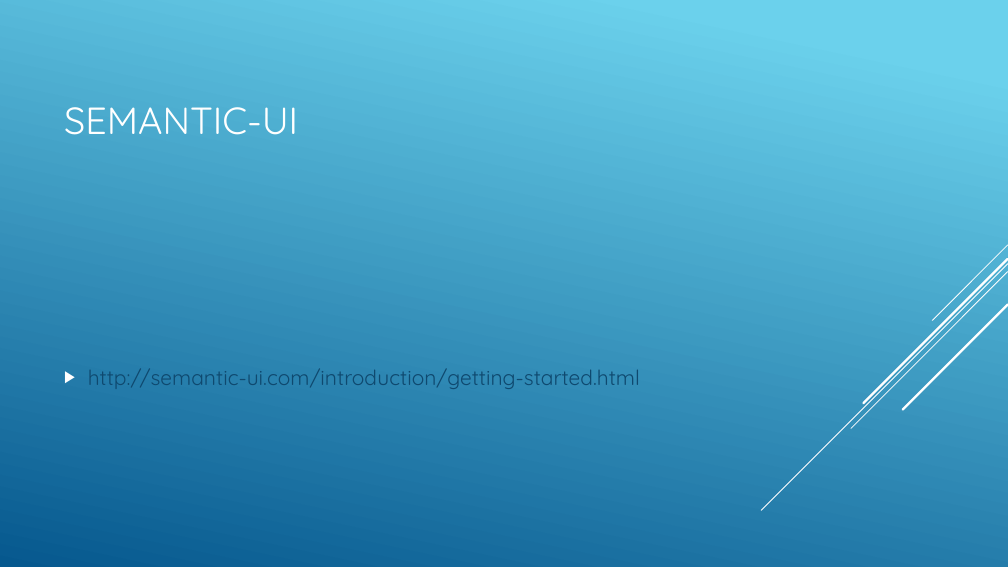
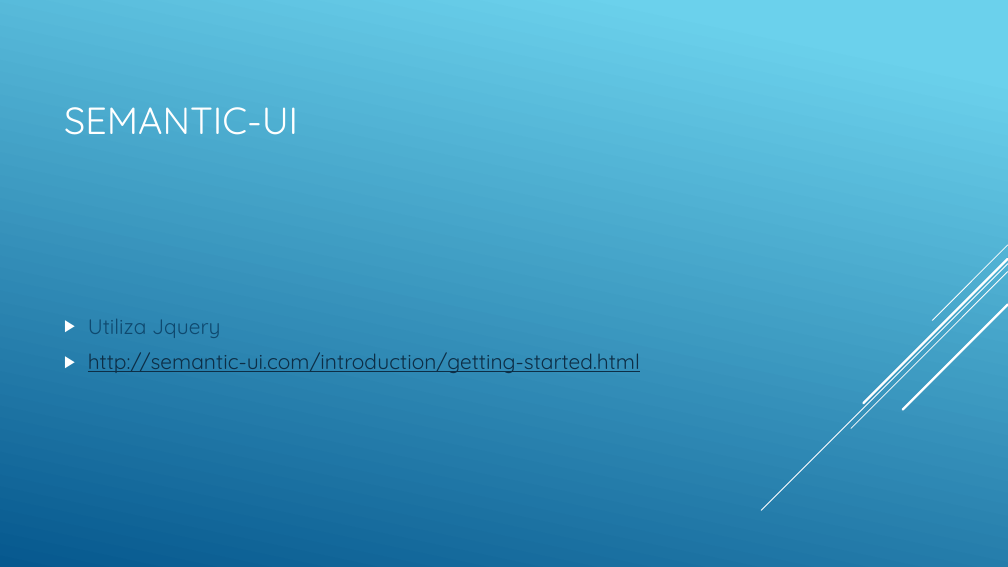
Before and after one commit to matheustristao/AulaFrontEnd, a slide deck: slide 8 of front-end.pptx (slide 7 before the commit). Drawn at 1008x567 pixels with LibreOffice and Linux fonts; fonts in the diff are those of the drawing. Boxes give left, top, right and bottom in pixels: in the first picture for what was removed or moved away, otherwise in the second. Text is boxed around its words. In the diff, an @@ line names an element or a change of style, - is before the commit and + after.

```diff
--- a/front-end.pptx
+++ b/front-end.pptx
@@ text at box(88, 319, 220, 338): paragraph added @@
+▶ Utiliza Jquery
@@ text at box(88, 352, 640, 373): text colour #0F496F to #0D2E46, underline on in "http://semantic-ui.com/introduction/getting-started.html" @@
```
Also in this commit, not shown: 1 other slide changed, 2 slides added, 12 other files.
